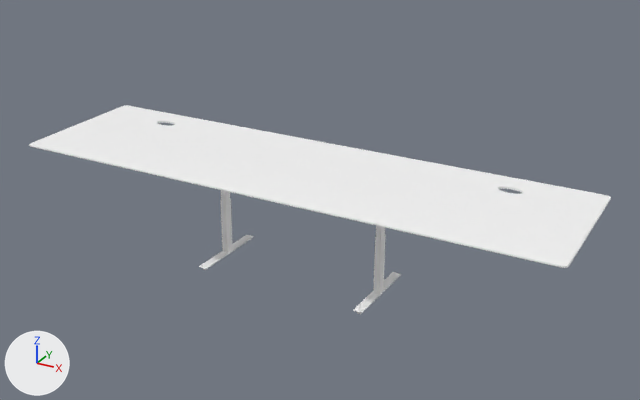
One commit to the glTF model public/modelos/desk.glb: the scene before it, then after it.
Both versions are drawn from a 50 mm camera at (326.0, -557.0, 349.0) aimed at (14.0, 10.0, 65.0). The lights are fixed; the arrows at lower left show +X, +Y and +Z. The picture after the commit comes second. Vertices at exactly the same position are counted once.

The first picture shows 'desks_type_03_steel_frame', 'desks_type_03_wood_desk'.
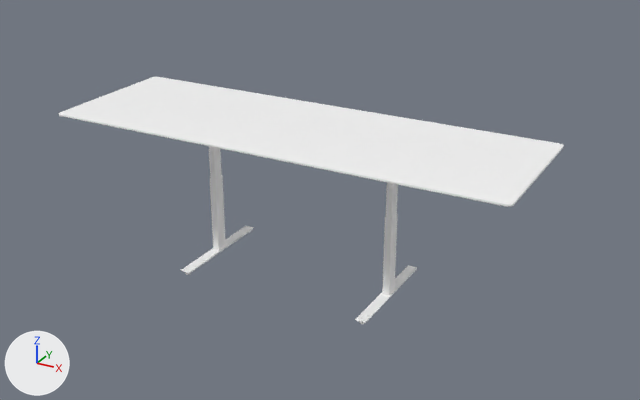
ob_desks_type_03_group is not drawn itself; it is the parent of ob_desks_type_03_steel_frame, ob_desks_type_03_wood_desk.

Changed parts and their boxes [x1, y1, x2, y2] in the pictures (640 x 400 px):
'desks_type_03_wood_desk', reshaped, rescaled, moved (13% narrower, 20% shorter)
    before: [29, 105, 611, 268]
    after: [58, 77, 564, 207]
'desks_type_03_steel_frame', rescaled
    before: [199, 190, 401, 314]
    after: [181, 146, 417, 324]
part 1 of me_mesh, built on
    before: [458, 172, 562, 210]
    after: [433, 127, 523, 157]
part 2 of me_mesh, built on
    before: [122, 111, 243, 137]
    after: [148, 81, 257, 103]

The edits, one by one:
me_mesh is used by ob_desks_type_03_wood_desk; parent ob_desks_type_03_group; location (0.0, 1.2, 90.99); scale (2.83, 1.56, 1.0).
me_mesh had 1086 vertices, 2176 faces and spanned x -80.0..80.0, y -40.0..40.0, z 0.0..2.0.
me_mesh now has 928 vertices, 1852 faces and spans x -80.0..80.0, y -40.0..40.0, z 0.0..2.0.
Part 1, on me_mesh:
75 vertices are removed from x 48.0..64.0, y 15.0..33.0, z 0.0..2.0.
181 faces are deleted.
1 vertex is added at (55.0, 24.0, 1.0).
29 new faces join them.
Part 2, on me_mesh:
85 vertices are removed from x -64.0..-44.0, y 15.0..38.0, z 0.0..2.0.
205 faces are deleted.
1 vertex is added at (-55.0, 25.0, 1.0).
33 new faces join them.
Object 'Desks_Type_03_Group' (ob_desks_type_03_group) is rescaled from (1.0, 1.0, 1.0) to (1.12, 1.37, 1.0).
Object 'desks_type_03_steel_frame' (ob_desks_type_03_steel_frame) is rescaled from (1.0, 1.0, 1.0) to (1.0, 1.0, 1.37).
Object 'desks_type_03_wood_desk' (ob_desks_type_03_wood_desk) moves from (0.0, 1.2, 90.99) to (0.0, 1.2, 123.8).
Object 'desks_type_03_wood_desk' (ob_desks_type_03_wood_desk) is rescaled from (2.83, 1.56, 1.0) to (2.11, 1.14, 1.14).
